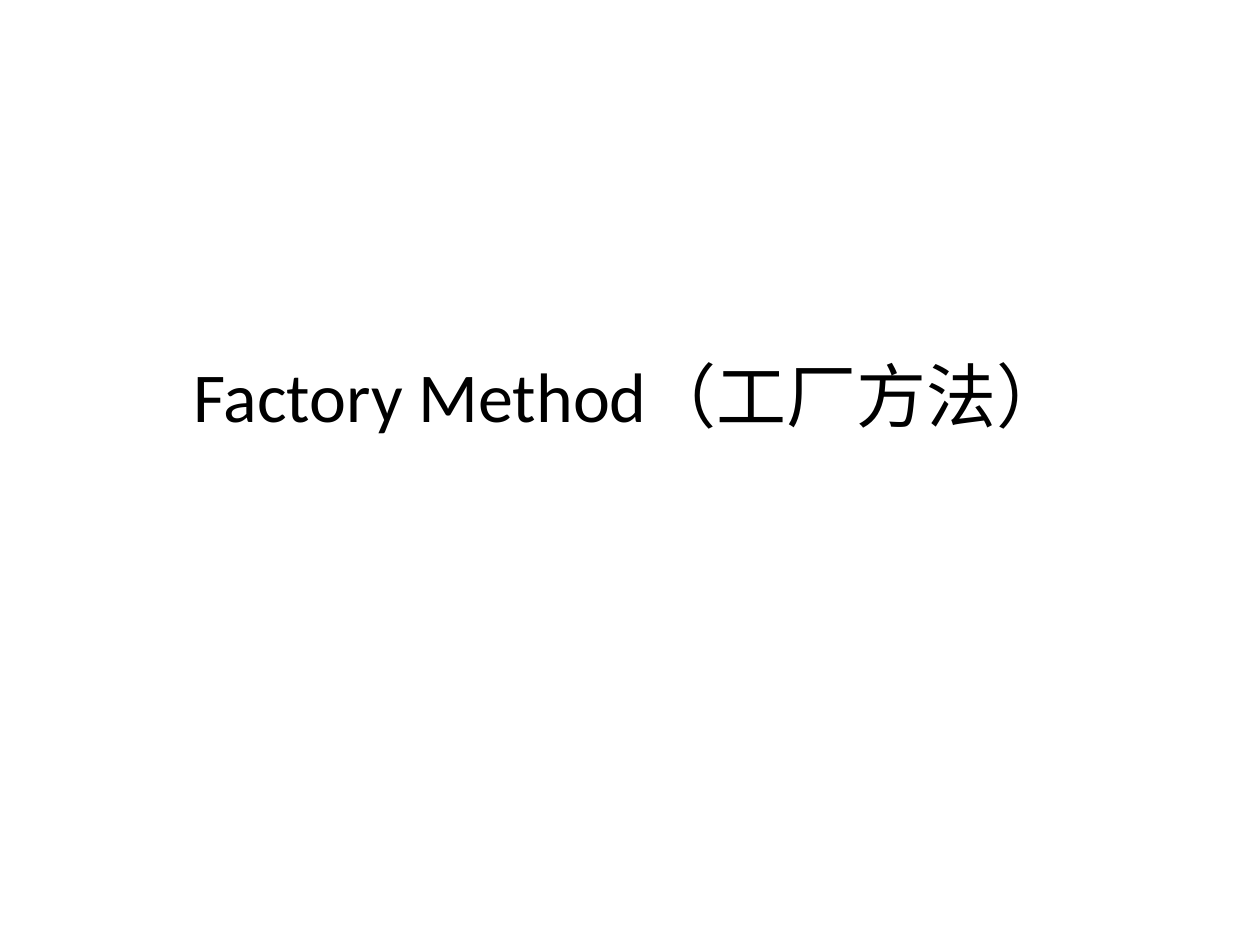
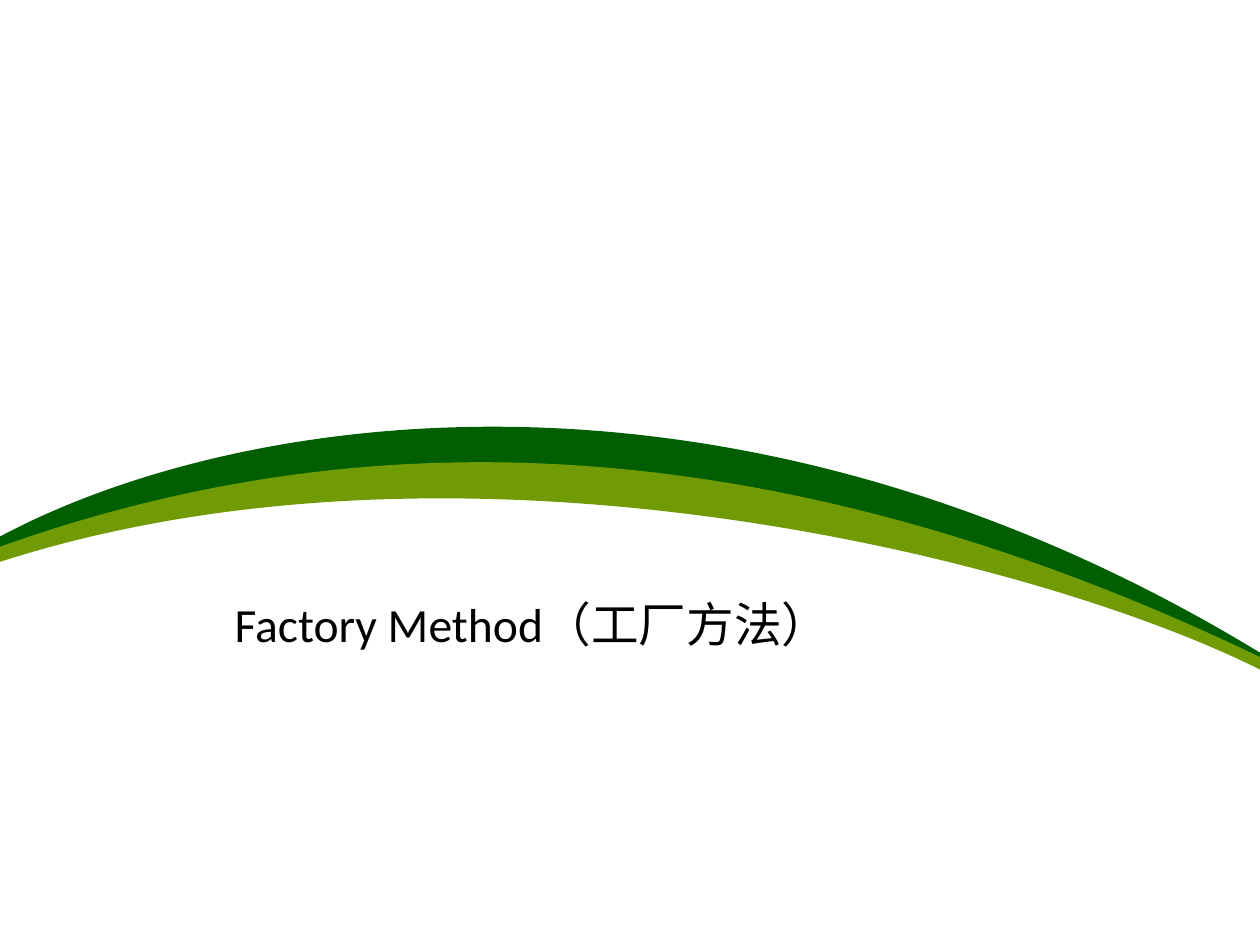
Before and after one commit to PlumpMath/DesignPattern-108, a slide deck: slide 22 of doc/Design Pattern.ppt (slide 20 before the commit). Drawn at 1260x945 pixels with LibreOffice and Linux fonts; fonts in the diff are those of the drawing. Boxes give left, top, right and bottom in pixels: in the first picture for what was removed or moved away, otherwise in the second. Text is boxed around its words. In the diff, an @@ line names an element or a change of style, - is before the commit and + after.

```diff
--- a/doc/Design Pattern.ppt
+++ b/doc/Design Pattern.ppt
@@ freeform shape added at [0,427,1260,660], fill #015F02 @@
@@ freeform shape added at [0,462,1260,670], fill #709B04 @@
@@ text "Factory Method（工厂方法）": place and size @@
-text "Factory Method（工厂方法）" at [194,364,1067,434]
+text "Factory Method（工厂方法）" at [235,602,830,650]
@@ text "Factory Method（工厂方法）" at [235,602,830,650]: size 40 to 27.2 pt; alignment centre to justified @@
```
Also in this commit, not shown: 10 other slides changed, 2 slides added.
